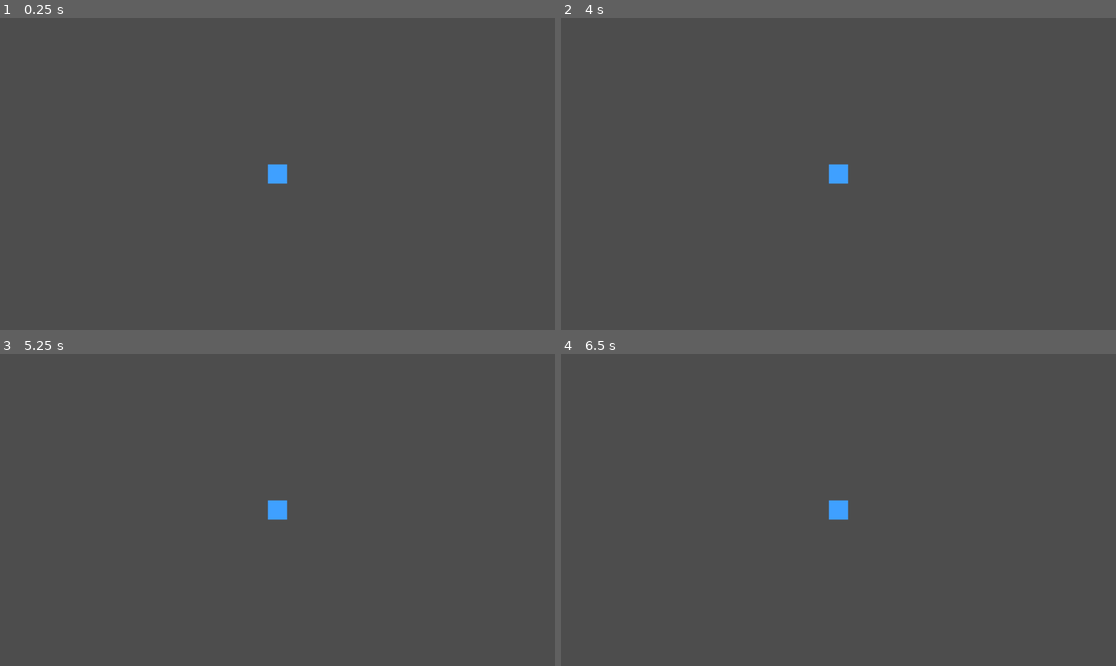
Above: before the commit, frames 1-4 (two rows, left to right).
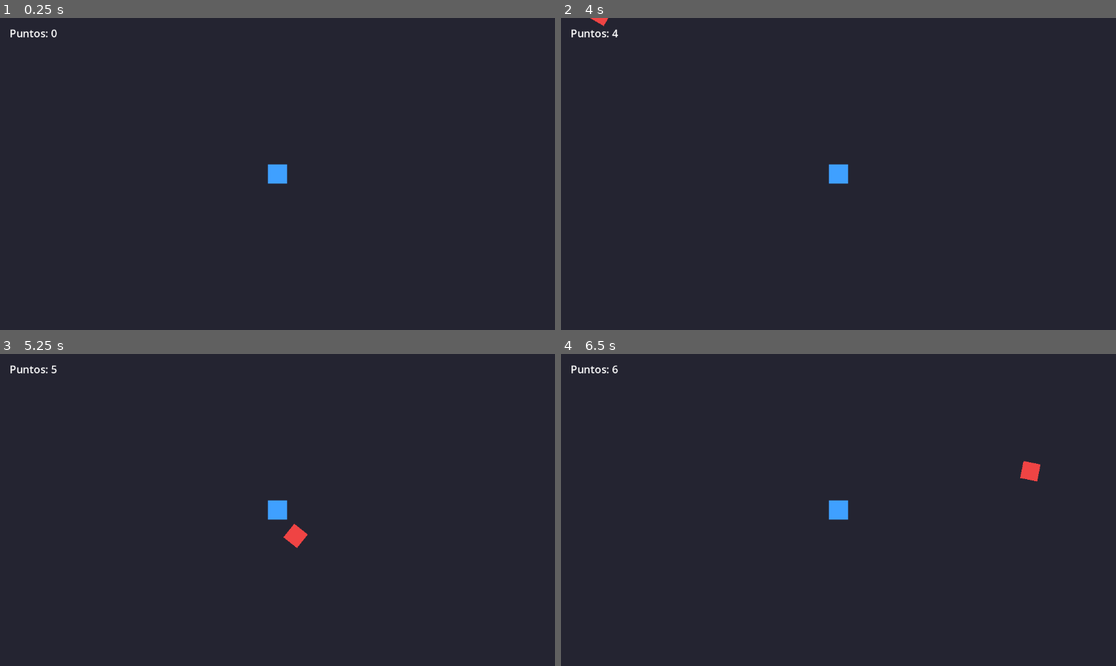
Above: after the commit, the same moments.

Repository: emosturi/gdscript
Game: Godot game, scene res://main.tscn
The game is run twice, just before and just after one commit, with the same random seed, the same clock (stepped at 60 frames per second) and the same inputs.
Inputs:
- Up to frame 1 (0.25 s): no input
- Up to frame 2 (4 s): tap Enter at 0.5, 2.75 s; hold Right (ui_right) 0.53-1.28 s; tap Space at 1.25, 3.5 s; hold Down (ui_down) 1.28-2.03 s; hold Right (ui_right) 2.03-2.78 s; hold Up (ui_up) 2.78-3.53 s; hold Left (ui_left) from 3.53 s (still down)
- Up to frame 3 (5.25 s): release Left (ui_left) at 5.03 s; hold Down (ui_down) from 5.03 s (still down)
- Up to frame 4 (6.5 s): release Down (ui_down) at 5.78 s; hold Right (ui_right) from 5.78 s (still down)

The runs differ from the first frame. In frame 1, 100% of the frame differs, in the area x 0-100%, y 0-100%; in frame 2, 100%; in frame 3, 100%; in frame 4, 100%.

Commit message:
segundo paso

Diff:
--- a/main.gd
+++ b/main.gd
@@ -1,6 +1,48 @@
 extends Node2D
 
-## Escena principal (vista cenital). El movimiento está en `player.gd`.
+## Escena principal: aparición de mobs, puntuación por tiempo y fin al chocar.
+
+const MobScene := preload("res://mob.tscn")
+
+@onready var mob_timer: Timer = $MobTimer
+@onready var score_timer: Timer = $ScoreTimer
+@onready var score_label: Label = $CanvasLayerUI/ScoreLabel
+@onready var player: CharacterBody2D = $Player
+
+var score := 0
 
 func _ready() -> void:
-	print("Juego iniciado: mueve al jugador con flechas o WASD.")
+	player.hit.connect(_on_player_hit)
+	mob_timer.timeout.connect(_on_mob_timer_timeout)
+	score_timer.timeout.connect(_on_score_timer_timeout)
+	print("Esquiva los cuadrados rojos. WASD o flechas.")
+
+func _on_mob_timer_timeout() -> void:
+	var mob: Node2D = MobScene.instantiate()
+	mob.global_position = _random_spawn_global()
+	add_child(mob)
+
+func _random_spawn_global() -> Vector2:
+	var half := get_viewport().get_visible_rect().size * 0.5
+	var margin := 80.0
+	var c := player.global_position
+	var edge := randi() % 4
+	match edge:
+		0:
+			return Vector2(c.x + randf_range(-half.x, half.x), c.y - half.y - margin)
+		1:
+			return Vector2(c.x + half.x + margin, c.y + randf_range(-half.y, half.y))
+		2:
+			return Vector2(c.x + randf_range(-half.x, half.x), c.y + half.y + margin)
+		_:
+			return Vector2(c.x - half.x - margin, c.y + randf_range(-half.y, half.y))
+
+func _on_score_timer_timeout() -> void:
+	score += 1
+	score_label.text = "Puntos: %d" % score
+
+func _on_player_hit() -> void:
+	mob_timer.stop()
+	score_timer.stop()
+	score_label.text = "Fin — %d pts (F5 o ▶ para reintentar)" % score
+	get_tree().call_group("mob", "queue_free")
--- a/main.tscn
+++ b/main.tscn
@@ -9,12 +9,40 @@
 [node name="Main" type="Node2D"]
 script = ExtResource("1_main")
 
+[node name="CanvasLayerBG" type="CanvasLayer" parent="."]
+layer = -1
+
+[node name="ColorRect" type="ColorRect" parent="CanvasLayerBG"]
+anchors_preset = 15
+anchor_right = 1.0
+anchor_bottom = 1.0
+grow_horizontal = 2
+grow_vertical = 2
+color = Color(0.141176, 0.141176, 0.192157, 1)
+
+[node name="MobTimer" type="Timer" parent="."]
+wait_time = 0.65
+autostart = true
+
+[node name="ScoreTimer" type="Timer" parent="."]
+wait_time = 1.0
+autostart = true
+
+[node name="CanvasLayerUI" type="CanvasLayer" parent="."]
+
+[node name="ScoreLabel" type="Label" parent="CanvasLayerUI"]
+offset_left = 20.0
+offset_top = 16.0
+theme_override_font_sizes/font_size = 22
+text = "Puntos: 0"
+
 [node name="Player" type="CharacterBody2D" parent="."]
 position = Vector2(576, 324)
+collision_layer = 1
+collision_mask = 2
 script = ExtResource("2_player")
 
 [node name="Camera2D" type="Camera2D" parent="Player"]
-position = Vector2(0, 0)
 
 [node name="CollisionShape2D" type="CollisionShape2D" parent="Player"]
 shape = SubResource("RectangleShape2D_player")
--- /dev/null
+++ b/mob.gd
@@ -0,0 +1,17 @@
+extends CharacterBody2D
+
+## Enemigo que cruza la pantalla en dirección aleatoria (estilo tutorial Dodge the Creeps).
+
+const MIN_SPEED := 150.0
+const MAX_SPEED := 280.0
+
+func _ready() -> void:
+	add_to_group("mob")
+	motion_mode = MOTION_MODE_FLOATING
+	var angle := randf_range(0.0, TAU)
+	var spd := randf_range(MIN_SPEED, MAX_SPEED)
+	velocity = Vector2.from_angle(angle) * spd
+	rotation = angle + PI / 2.0
+
+func _physics_process(_delta: float) -> void:
+	move_and_slide()
--- /dev/null
+++ b/mob.tscn
@@ -0,0 +1,18 @@
+[gd_scene load_steps=4 format=3 uid="uid://bmobscene01"]
+
+[ext_resource type="Script" path="res://mob.gd" id="1_mob"]
+
+[sub_resource type="RectangleShape2D" id="RectangleShape2D_mob"]
+size = Vector2(36, 36)
+
+[node name="Mob" type="CharacterBody2D"]
+collision_layer = 2
+collision_mask = 1
+script = ExtResource("1_mob")
+
+[node name="CollisionShape2D" type="CollisionShape2D" parent="."]
+shape = SubResource("RectangleShape2D_mob")
+
+[node name="Polygon2D" type="Polygon2D" parent="."]
+color = Color(0.937255, 0.266667, 0.266667, 1)
+polygon = PackedVector2Array(-18, -18, 18, -18, 18, 18, -18, 18)
--- a/player.gd
+++ b/player.gd
@@ -1,12 +1,18 @@
 extends CharacterBody2D
+
+signal hit
 
 ## Vista cenital: te mueves en el plano XY sin gravedad.
 const SPEED := 280.0
+
+var _dead := false
 
 func _ready() -> void:
 	motion_mode = MOTION_MODE_FLOATING
 
 func _physics_process(_delta: float) -> void:
+	if _dead:
+		return
 	var dir := Input.get_vector("ui_left", "ui_right", "ui_up", "ui_down")
 	if dir.length_squared() < 0.01:
 		dir = Vector2(
@@ -19,3 +25,11 @@
 	else:
 		velocity = Vector2.ZERO
 	move_and_slide()
+	for i in get_slide_collision_count():
+		var collider := get_slide_collision(i).get_collider()
+		if collider and collider.is_in_group("mob"):
+			_dead = true
+			velocity = Vector2.ZERO
+			hit.emit()
+			set_physics_process(false)
+			return
--- a/project.godot
+++ b/project.godot
@@ -1,11 +1,15 @@
-; Godot project — edit further in the Godot editor.
+; Engine configuration file.
+; It's best edited using the editor UI and not directly,
+; since the parameters that go here are not all obvious.
+;
+; Format:
+;   [section] ; section goes between []
+;   param=value ; assign values to parameters
+
 config_version=5
 
 [application]
+
 config/name="gdscript"
 run/main_scene="res://main.tscn"
-config/features=PackedStringArray("4.2", "Forward Plus")
-
-[display]
-window/size/viewport_width=1152
-window/size/viewport_height=648
+config/features=PackedStringArray("4.4", "Forward Plus")
Not shown, added: main.gd.uid
Not shown: 1 places in main.tscn that only renumber resources
Not shown, added: player.gd.uid
